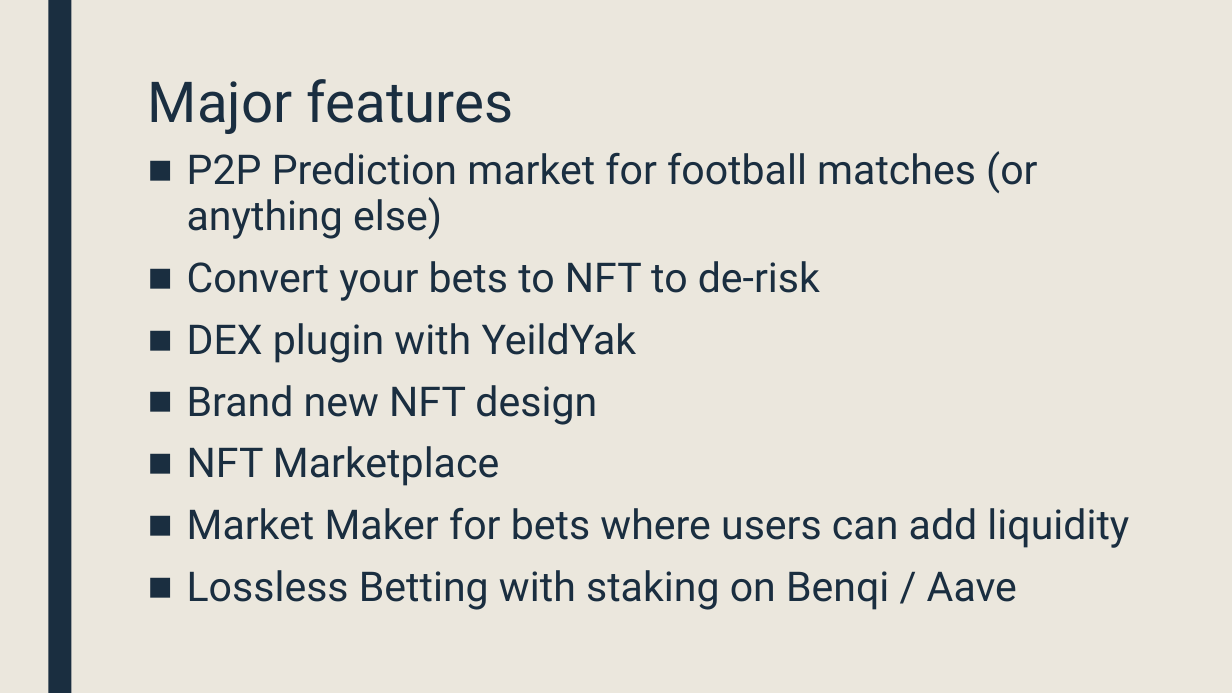
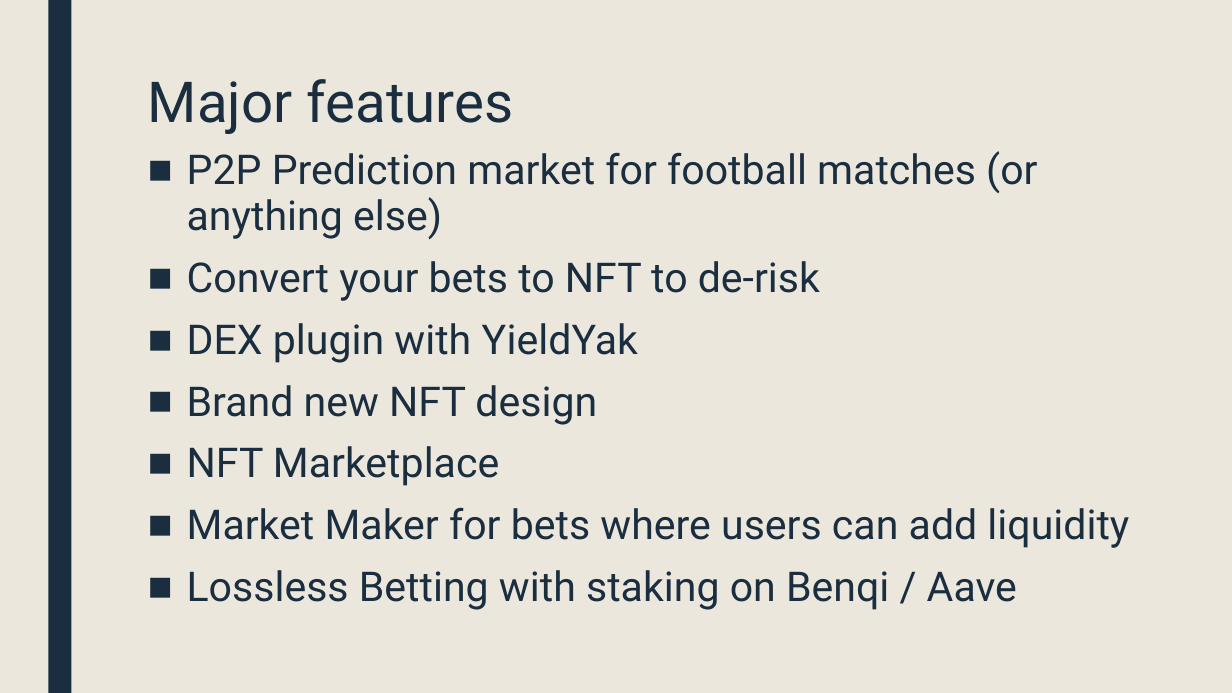
Before and after one commit to Baraa42/footy-oracle, a slide deck: slide 2 of FootyOracle-MoralisAvax.pptx. Drawn at 1232x693 pixels with LibreOffice and Linux fonts; fonts in the diff are those of the drawing. Boxes give left, top, right and bottom in pixels: in the first picture for what was removed or moved away, otherwise in the second. Text is boxed around its words. In the diff, an @@ line names an element or a change of style, - is before the commit and + after.

```diff
--- a/FootyOracle-MoralisAvax.pptx
+++ b/FootyOracle-MoralisAvax.pptx
@@ text at (x1=187, y1=323, x2=638, y2=363): text changed @@
-■ DEX plugin with YeildYak
+■ DEX plugin with YieldYak
```
Also in this commit, not shown: 12 other slides changed.
